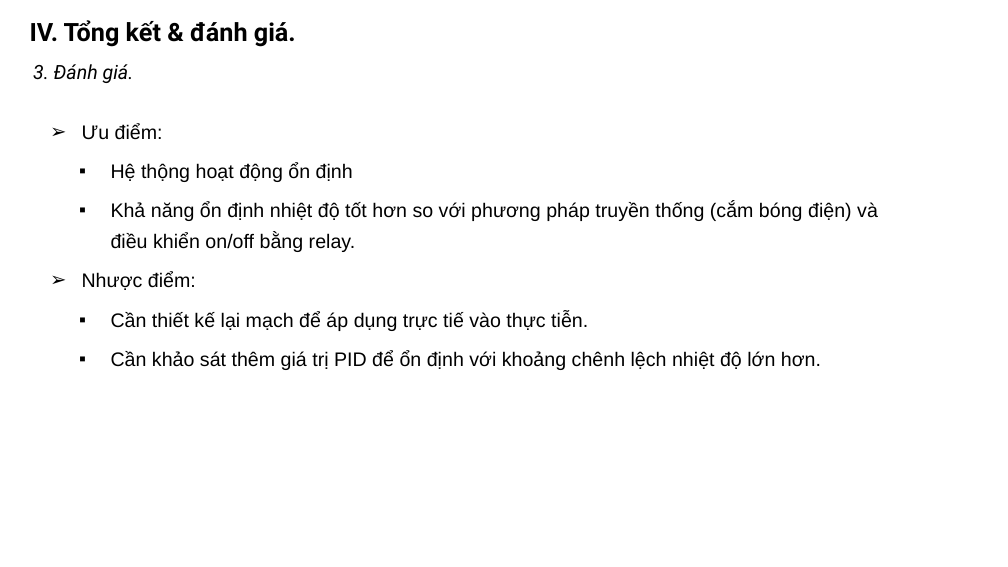
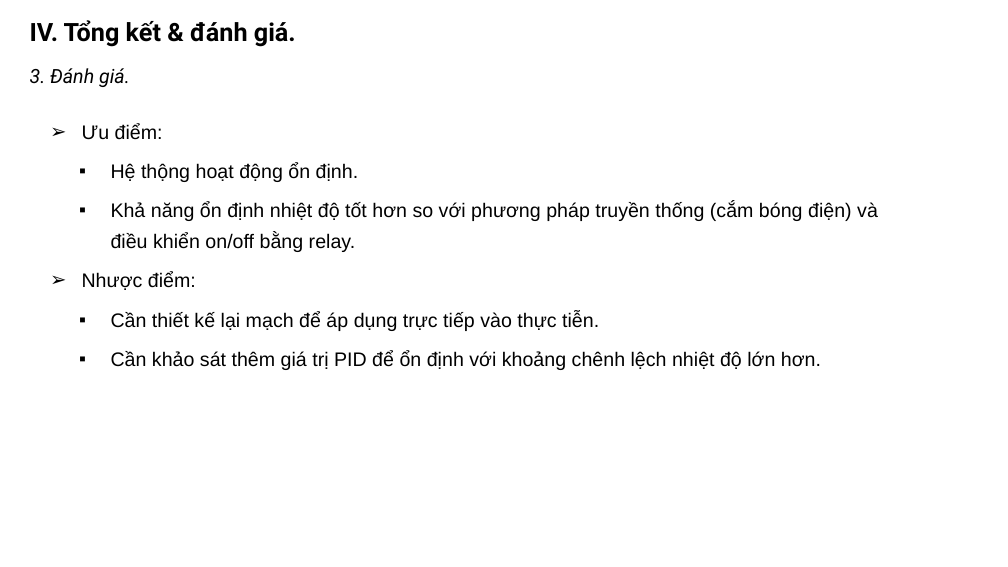
Before and after one commit to khanhnm08/HK_Egg_Incubator, a slide deck: slide 19 of Slide bao cao.pptx (slide 20 before the commit). Drawn at 1008x567 pixels with LibreOffice and Linux fonts; fonts in the diff are those of the drawing. Boxes give left, top, right and bottom in pixels: in the first picture for what was removed or moved away, otherwise in the second. Text is boxed around its words. In the diff, an @@ line names an element or a change of style, - is before the commit and + after.

```diff
--- a/Slide bao cao.pptx
+++ b/Slide bao cao.pptx
@@ text "3. Đánh giá.": place and size @@
-text "3. Đánh giá." at (33, 64, 134, 83)
+text "3. Đánh giá." at (30, 68, 130, 87)
@@ text at (111, 163, 359, 182): text changed @@
-▪ Hệ thộng hoạt động ổn định
+▪ Hệ thộng hoạt động ổn định.
@@ text at (111, 311, 599, 331): text changed @@
-▪ Cần thiết kế lại mạch để áp dụng trực tiế vào thực tiễn.
+▪ Cần thiết kế lại mạch để áp dụng trực tiếp vào thực tiễn.
```
Also in this commit, not shown: 15 other slides changed, 1 slide added, 2 slides removed, 5 other files.
